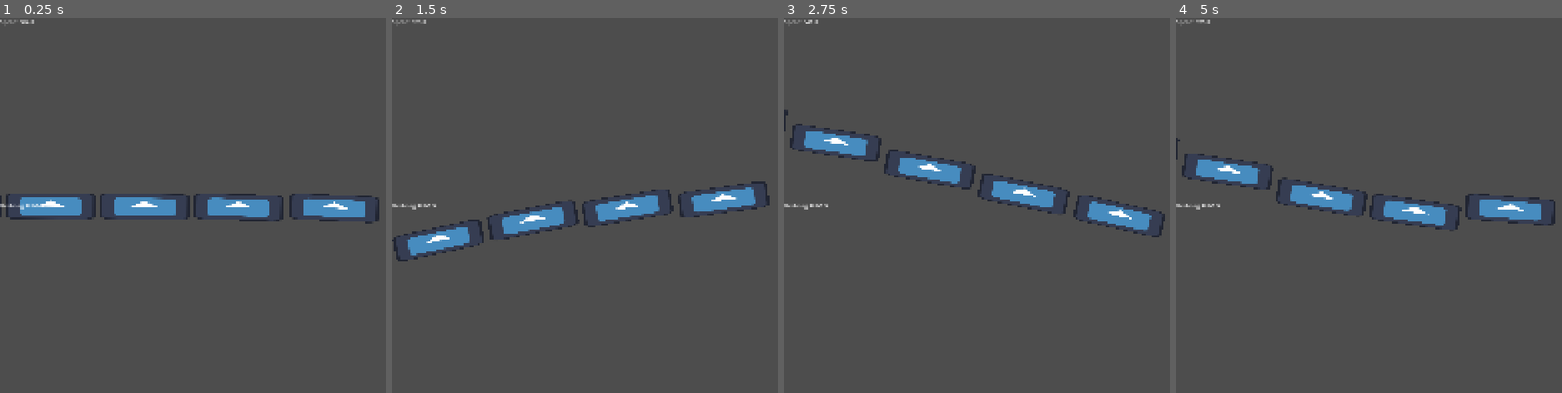
Above: before the commit, frames 1-4 (left to right).
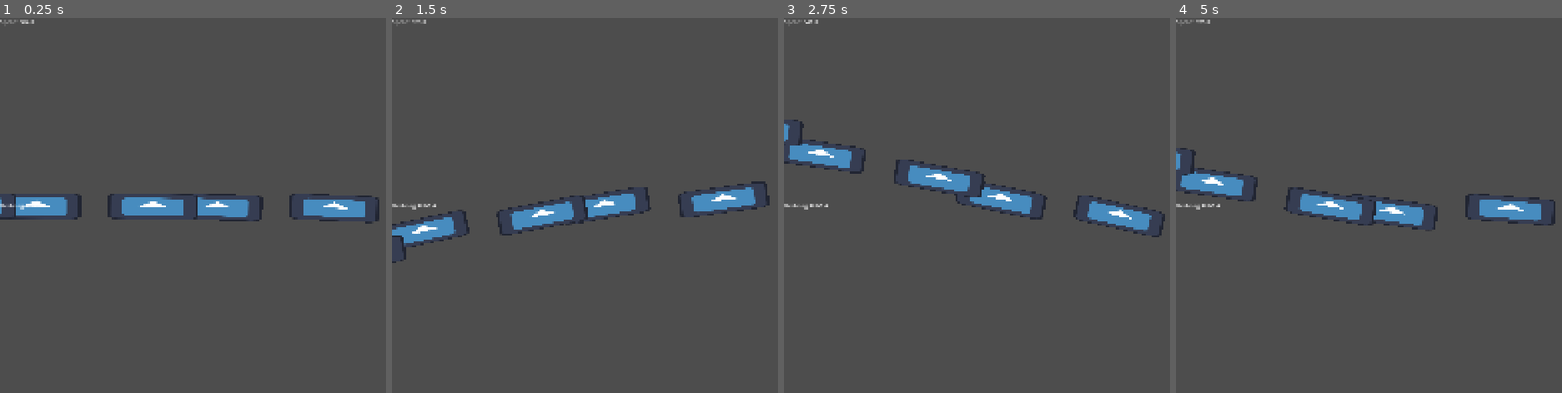
Above: after the commit, the same moments.

Repository: g3evorz/Gameseed-2026
Game: Godot game, scene res://Scenes/main.tscn
Two runs of this game, one before a commit and one after it. Both use one fixed random seed, a clock stepped at 60 frames per second and the inputs below. The engine's default icon, where the game draws it, is replaced by a stand-in: a white triangle on a blue panel in a dark square.
Inputs:
- Up to frame 1 (0.25 s): no input
- Up to frame 2 (1.5 s): tap Enter (ui_accept) at 0.5, 0.77 s
- Up to frame 3 (2.75 s): tap Enter (ui_accept) at 1.52 s
- Up to frame 4 (5 s): tap Enter (ui_accept) at 3.02, 3.77, 4.52 s

The runs differ from the first frame. In frame 1, 1.8% of the frame differs, in the area x 0-74%, y 46-55%; in frame 2, 3.4%; in frame 3, 4.0%, in the area x 0-75%, y 24-54%; in frame 4, 3.8%.

Commit message:
Added "Coupler" in "Kereta" (WIP)
Added Train Coupler but can't fix the overlapping issues.

Diff:
--- /dev/null
+++ b/Scenes/Components/Kereta/coupler.tscn
@@ -0,0 +1,17 @@
+[gd_scene format=3 uid="uid://8nceytgwwcui"]
+
+[ext_resource type="Texture2D" uid="uid://c7b1a0a2yu4by" path="res://icon.svg" id="1_5kep0"]
+
+[node name="Coupler" type="Node2D" unique_id=164977633]
+
+[node name="RayCast2D" type="RayCast2D" parent="." unique_id=1489105571]
+rotation = -1.5707964
+collision_mask = 2
+
+[node name="Sprite2D" type="Sprite2D" parent="." unique_id=1987148400]
+visible = false
+position = Vector2(-1.1920929e-07, 4.5474735e-13)
+scale = Vector2(0.3596749, 0.13281249)
+texture = ExtResource("1_5kep0")
+centered = false
+offset = Vector2(0, -64.585)
--- a/Scenes/Components/Kereta/gerbong.tscn
+++ b/Scenes/Components/Kereta/gerbong.tscn
@@ -2,6 +2,7 @@
 
 [ext_resource type="Texture2D" uid="uid://c7b1a0a2yu4by" path="res://icon.svg" id="1_fp0vm"]
 [ext_resource type="Script" uid="uid://dsguloiapf5sg" path="res://Script/Kereta/Gerbong.gd" id="1_ibxl1"]
+[ext_resource type="PackedScene" uid="uid://8nceytgwwcui" path="res://Scenes/Components/Kereta/coupler.tscn" id="3_2jg16"]
 
 [sub_resource type="RectangleShape2D" id="RectangleShape2D_ibxl1"]
 size = Vector2(261, 77)
@@ -21,5 +22,16 @@
 centered = false
 offset = Vector2(0, -126)
 
+[node name="TitikSambungBelakang" type="Marker2D" parent="CharacterBody2D/Sprite2D" unique_id=1053118839]
+position = Vector2(-0.78084564, -64.00001)
+scale = Vector2(0.49420846, 1.6842107)
+
+[node name="TitikSambungDepan" type="Marker2D" parent="CharacterBody2D/Sprite2D" unique_id=1794014442]
+position = Vector2(128.2, -64)
+scale = Vector2(0.49420846, 1.6842107)
+
 [node name="CollisionShape2D" type="CollisionShape2D" parent="CharacterBody2D" unique_id=1533080487]
 shape = SubResource("RectangleShape2D_ibxl1")
+
+[node name="Coupler" parent="CharacterBody2D" unique_id=164977633 instance=ExtResource("3_2jg16")]
+position = Vector2(130, 0)
--- a/Scenes/Components/Kereta/kepala.tscn
+++ b/Scenes/Components/Kereta/kepala.tscn
@@ -12,6 +12,8 @@
 collision_mask = 2
 script = ExtResource("1_kiorl")
 
+[node name="Camera2D" type="Camera2D" parent="CharacterBody2D" unique_id=18270038]
+
 [node name="Sprite2D" type="Sprite2D" parent="CharacterBody2D" unique_id=1829586725]
 position = Vector2(-129, 38)
 scale = Vector2(2.0234377, 0.59375)
@@ -19,7 +21,13 @@
 centered = false
 offset = Vector2(0, -126)
 
-[node name="Camera2D" type="Camera2D" parent="CharacterBody2D" unique_id=18270038]
+[node name="TitikSambungBelakang" type="Marker2D" parent="CharacterBody2D/Sprite2D" unique_id=1181210845]
+position = Vector2(-0.28664398, -64.00001)
+scale = Vector2(0.49420846, 1.6842107)
+
+[node name="TitikSambungDepan" type="Marker2D" parent="CharacterBody2D/Sprite2D" unique_id=1549894906]
+position = Vector2(128, -64)
+scale = Vector2(0.244242, 2.8365655)
 
 [node name="CollisionShape2D" type="CollisionShape2D" parent="CharacterBody2D" unique_id=1440733009]
 shape = SubResource("RectangleShape2D_eu8wk")
--- a/Scenes/Components/Worldborder.tscn
+++ b/Scenes/Components/Worldborder.tscn
@@ -6,7 +6,7 @@
 
 [node name="StaticBody2D" type="StaticBody2D" parent="." unique_id=1824160273]
 collision_layer = 2
-collision_mask = 2
+collision_mask = 3
 
 [node name="CollisionShape2D" type="CollisionShape2D" parent="StaticBody2D" unique_id=1287280835]
 position = Vector2(-85.5, 5.5)
--- a/Scenes/Components/kereta.tscn
+++ b/Scenes/Components/kereta.tscn
@@ -13,13 +13,11 @@
 
 [node name="Gerbong1" parent="KumpulanGerbong" unique_id=2090834745 instance=ExtResource("3_k3j8q")]
 
-[node name="Gerbong2" parent="KumpulanGerbong" unique_id=1715528047 instance=ExtResource("3_k3j8q")]
+[node name="Gerbong2" parent="KumpulanGerbong" unique_id=286542621 instance=ExtResource("3_k3j8q")]
 
-[node name="Gerbong3" parent="KumpulanGerbong" unique_id=1309238907 instance=ExtResource("3_k3j8q")]
+[node name="Gerbong3" parent="KumpulanGerbong" unique_id=422210554 instance=ExtResource("3_k3j8q")]
 
-[node name="Gerbong4" parent="KumpulanGerbong" unique_id=295298761 instance=ExtResource("3_k3j8q")]
-
-[node name="Gerbong5" parent="KumpulanGerbong" unique_id=534880205 instance=ExtResource("3_k3j8q")]
+[node name="Gerbong4" parent="KumpulanGerbong" unique_id=434939152 instance=ExtResource("3_k3j8q")]
 
 [node name="CanvasLayer" type="CanvasLayer" parent="." unique_id=291053721]
 
--- a/Scenes/Components/platform.tscn
+++ b/Scenes/Components/platform.tscn
@@ -7,7 +7,7 @@
 
 [node name="StaticBody2D" type="StaticBody2D" parent="." unique_id=792758832]
 collision_layer = 2
-collision_mask = 2
+collision_mask = 3
 
 [node name="Sprite2D" type="Sprite2D" parent="StaticBody2D" unique_id=668076494]
 
--- a/Script/Kereta/Gerbong.gd
+++ b/Script/Kereta/Gerbong.gd
@@ -1,92 +1,149 @@
 extends CharacterBody2D
 
-# Asumsikan ada node Sprite2D di dalam gerbong untuk efek tilting (FIX #2)
 @onready var sprite = $Sprite2D
+@onready var coupler_sensor = $Coupler/RayCast2D
+@onready var coupler_visual = $Coupler/Sprite2D
 
 var gravity = ProjectSettings.get_setting("physics/2d/default_gravity")
 var sedang_aktif = true
 var tersambung = true
 
+var node_target: Node2D = null
+
 var target_x_velocity = 0.0
-var target_y = 0.0
 var target_rot = 0.0
-var target_vel_y = 0.0
-var target_di_tanah = true
 var kekakuan_rantai = 15.0
+var posisi_y_kepala_absolut = 0.0
+var was_on_floor = false
 
-# FIX #1: Ganti posisi absolut kepala menjadi posisi relatif gerbong tepat di depannya
-var posisi_x_depan = 0.0
-var posisi_y_depan = 0.0
+@export var MAX_SPRING_VELOCITY = 1000.0
+@export var BATAS_MAKSIMUM_COUPLER = 150.0
+@export var BATAS_MINIMUM_COUPLER = 75
+@export var LEBAR_ASLI_GAMBAR_HIDROLIK = 46.0
 
-var posisi_y_kepala_absolut = 0.0
-
-# Nilai ini sekarang bisa jauh lebih kecil karena diukur per sambungan (relatif)
-@export var BATAS_TERTINGGAL = 400.0
-@export var BATAS_TERBANG = 200.0
-@export var BATAS_JATUH = 250.0
-@export var BATAS_HANCUR = 2500.0
-
-# FIX #3: Clamp untuk mencegah tunneling / lonjakan eksponensial spring
-@export var MAX_SPRING_VELOCITY = 1500.0
-
-# FIX #4: Variabel memori untuk mengecek transisi lantai -> udara
-var was_on_floor = false
+# --- REVISI PRIORITAS SEDANG: Pembersihan Magic Numbers ---
+@export var BATAS_HANCUR = 1500.0
+# Nilai ini adalah fallback ekstrem pasca-collision, jika sistem tug
+# gagal menyelamatkan gerbong (misal karena terjepit rintangan)
+@export var BATAS_EKSTRIM_X = 200.0
+@export var BATAS_EKSTRIM_Y = 500.0
 
 func putus_sambungan():
 	tersambung = false
 	sedang_aktif = false
+	if is_instance_valid(coupler_visual):
+		coupler_visual.visible = false
 
 func _physics_process(delta):
+	# --- 1. JIKA PUTUS SAMBUNGAN ---
 	if not tersambung or not sedang_aktif:
-
 		if is_on_floor():
 			velocity.x = move_toward(velocity.x, 0, 600 * delta)
-
 		velocity.y += gravity * delta
 		move_and_slide()
 
-		if global_position.y - posisi_y_kepala_absolut > 1500.0:
+		if global_position.y - posisi_y_kepala_absolut > BATAS_HANCUR:
 			hancur()
 		return
 
+	# --- 2. FISIKA DASAR & SPRING Y ---
 	velocity.x = target_x_velocity
-	var jarak_y = target_y - global_position.y
 
-	# Logika Fisika Hibrida
-	if target_di_tanah:
-		if is_on_floor():
-			# FIX #3: Clamp velocity dari proportional controller
-			var raw_spring_vel = jarak_y * kekakuan_rantai
-			velocity.y = clamp(raw_spring_vel, -MAX_SPRING_VELOCITY, MAX_SPRING_VELOCITY)
+	if is_instance_valid(node_target):
+		var jarak_y = node_target.global_position.y - global_position.y
+		if node_target.is_class("CharacterBody2D") and node_target.is_on_floor():
+			if is_on_floor():
+				velocity.y = clamp(jarak_y * kekakuan_rantai, -MAX_SPRING_VELOCITY, MAX_SPRING_VELOCITY)
+			else:
+				if was_on_floor and velocity.y < 0: velocity.y = 0.0
+				velocity.y += gravity * delta
 		else:
-			# FIX #4: Reset velocity y yang bocor saat jalan keluar dari ujung platform
-			if was_on_floor and velocity.y < 0:
-				velocity.y = 0.0
-			velocity.y += gravity * delta
-	else:
-		if target_vel_y < 0 and jarak_y < 0:
-			var raw_spring_vel = jarak_y * kekakuan_rantai
-			velocity.y = clamp(raw_spring_vel, -MAX_SPRING_VELOCITY, MAX_SPRING_VELOCITY)
-		else:
-			if was_on_floor and velocity.y < 0:
-				velocity.y = 0.0
-			velocity.y += gravity * delta
+			if node_target.velocity.y < 0 and jarak_y < 0:
+				velocity.y = clamp(jarak_y * kekakuan_rantai, -MAX_SPRING_VELOCITY, MAX_SPRING_VELOCITY)
+			else:
+				if was_on_floor and velocity.y < 0: velocity.y = 0.0
+				velocity.y += gravity * delta
 
-	# Catat status lantai frame ini untuk dipakai di frame berikutnya
 	was_on_floor = is_on_floor()
+
+	# --- 3. EKSEKUSI GERAK & ROTASI (PRIORITAS RENDAH TERSELESAIKAN) ---
+	# move_and_slide() dijalankan LEBIH DULU agar body berada di posisi aktual frame ini
 	move_and_slide()
 
+	# Rotasi juga dieksekusi SEBELUM kalkulasi marker, agar posisi Marker2D
+	# akurat 100% mengikuti kemiringan sprite di frame yang sama (tidak stale)
 	var lerp_weight = clamp(kekakuan_rantai * delta, 0.0, 1.0)
 	sprite.rotation = lerp_angle(sprite.rotation, target_rot, lerp_weight)
 
-	if posisi_x_depan - global_position.x > BATAS_TERTINGGAL:
-		putus_sambungan()
+	# --- 4. LOGIKA COUPLER (MARKER, TUG, & VISUAL) ---
+	if is_instance_valid(node_target):
 
-	if posisi_y_depan - global_position.y > BATAS_TERBANG:
-		putus_sambungan()
+		# Kalkulasi Titik Awal & Akhir (Setelah Sprite Berotasi)
+		var titik_target = node_target.global_position
+		var node_titik_belakang = node_target.get_node_or_null("Sprite2D/TitikSambungBelakang")
+		if is_instance_valid(node_titik_belakang):
+			titik_target = node_titik_belakang.global_position
 
-	if global_position.y - posisi_y_depan > BATAS_JATUH:
-		putus_sambungan()
+		var titik_awal = global_position
+		var node_titik_depan = get_node_or_null("Sprite2D/TitikSambungDepan")
+		if is_instance_valid(node_titik_depan):
+			titik_awal = node_titik_depan.global_position
+
+		var vektor_jarak = titik_target - titik_awal
+		var jarak_sekarang = vektor_jarak.length()
+
+		var arah_x = 0.0
+		var epsilon = 0.01
+
+		if jarak_sekarang > epsilon:
+			arah_x = vektor_jarak.normalized().x
+		else:
+			arah_x = sign(target_x_velocity)
+			if arah_x == 0:
+				arah_x = 1.0
+
+		# --- KINEMATIC TUG (PRIORITAS TINGGI: Jarak Sumbu X) ---
+		var benturan_tug: KinematicCollision2D = null
+		var jarak_x_absolut = abs(vektor_jarak.x) # Isolasi perhitungan dari sumbu Y
+
+		if jarak_x_absolut > BATAS_MAKSIMUM_COUPLER:
+			var overstretch = jarak_x_absolut - BATAS_MAKSIMUM_COUPLER
+			benturan_tug = move_and_collide(Vector2(arah_x * overstretch, 0))
+
+		elif jarak_x_absolut < BATAS_MINIMUM_COUPLER:
+			var overcompression = BATAS_MINIMUM_COUPLER - jarak_x_absolut
+			benturan_tug = move_and_collide(Vector2(-arah_x * overcompression, 0))
+
+		# --- PRIORITAS SEDANG: Penanganan Macet ---
+		if benturan_tug:
+			putus_sambungan()
+
+		# Hitung Ulang Titik Awal JIKA Kinematic Tug menggeser posisi gerbong
+		if is_instance_valid(node_titik_depan):
+			titik_awal = node_titik_depan.global_position
+
+		vektor_jarak = titik_target - titik_awal
+		jarak_sekarang = vektor_jarak.length()
+
+		# UPDATE VISUAL & SENSOR DI AKHIR FRAME (Mencegah Lag 1 Frame)
+		coupler_visual.global_position = titik_awal
+		coupler_sensor.global_position = titik_awal
+
+		coupler_visual.rotation = vektor_jarak.angle()
+		var panjang_visual_aktual = min(jarak_sekarang, BATAS_MAKSIMUM_COUPLER)
+		coupler_visual.scale.x = panjang_visual_aktual / LEBAR_ASLI_GAMBAR_HIDROLIK
+
+		coupler_sensor.target_position = coupler_sensor.to_local(titik_target)
+		coupler_sensor.force_raycast_update()
+
+
+		# DETEKSI PUTUS EKSTREM TERAKHIR
+		if coupler_sensor.is_colliding():
+			putus_sambungan()
+		if jarak_sekarang > BATAS_MAKSIMUM_COUPLER + BATAS_EKSTRIM_X:
+			putus_sambungan()
+		if global_position.y - node_target.global_position.y > BATAS_EKSTRIM_Y:
+			putus_sambungan()
 
 func hancur():
 	get_parent().queue_free()
--- a/Script/Kereta/kereta.gd
+++ b/Script/Kereta/kereta.gd
@@ -27,17 +27,12 @@
 func _physics_process(_delta):
 	var kecepatan_sekarang = kepala_kereta.velocity.x
 	var sambungan_utuh = true
-
 	var jumlah_aktif = 0
 
 	for i in range(rantai_permanen.size()):
 		var gerbong = rantai_permanen[i]
 
-		if not is_instance_valid(gerbong):
-			sambungan_utuh = false
-			continue
-
-		if not gerbong.tersambung:
+		if not is_instance_valid(gerbong) or not gerbong.tersambung:
 			sambungan_utuh = false
 			continue
 
@@ -46,32 +41,23 @@
 			continue
 
 		jumlah_aktif += 1
+
 		gerbong.target_x_velocity = kecepatan_sekarang
 		gerbong.posisi_y_kepala_absolut = kepala_kereta.global_position.y
 
 		if i == 0:
-			gerbong.target_y = kepala_kereta.global_position.y
+			# Gerbong 1 menargetkan Kepala Kereta
+			gerbong.node_target = kepala_kereta
 			gerbong.target_rot = sprite_kepala.rotation
-			gerbong.target_vel_y = kepala_kereta.velocity.y
-			gerbong.target_di_tanah = kepala_kereta.is_on_floor()
+		else:
+			# Gerbong 2+ menargetkan Gerbong di depannya
+			var gerbong_depan = rantai_permanen[i - 1]
+			gerbong.node_target = gerbong_depan
 
-			gerbong.posisi_x_depan = kepala_kereta.global_position.x
-			gerbong.posisi_y_depan = kepala_kereta.global_position.y
-		else:
-			var gerbong_depan = rantai_permanen[i - 1]
-			gerbong.target_y = gerbong_depan.global_position.y
-
-			# Mengambil rotasi sprite milik gerbong di depannya untuk diteruskan
 			if gerbong_depan.has_node("Sprite2D"):
 				gerbong.target_rot = gerbong_depan.get_node("Sprite2D").rotation
 			else:
 				gerbong.target_rot = gerbong_depan.rotation
-
-			gerbong.target_vel_y = gerbong_depan.velocity.y
-			gerbong.target_di_tanah = gerbong_depan.is_on_floor()
-
-			gerbong.posisi_x_depan = gerbong_depan.global_position.x
-			gerbong.posisi_y_depan = gerbong_depan.global_position.y
 
 		var kalkulasi_kekakuan = KEKAKUAN_DASAR * FAKTOR_AWAL * pow(FAKTOR_PELURUHAN, i)
 		gerbong.kekakuan_rantai = max(kalkulasi_kekakuan, 5.0)
